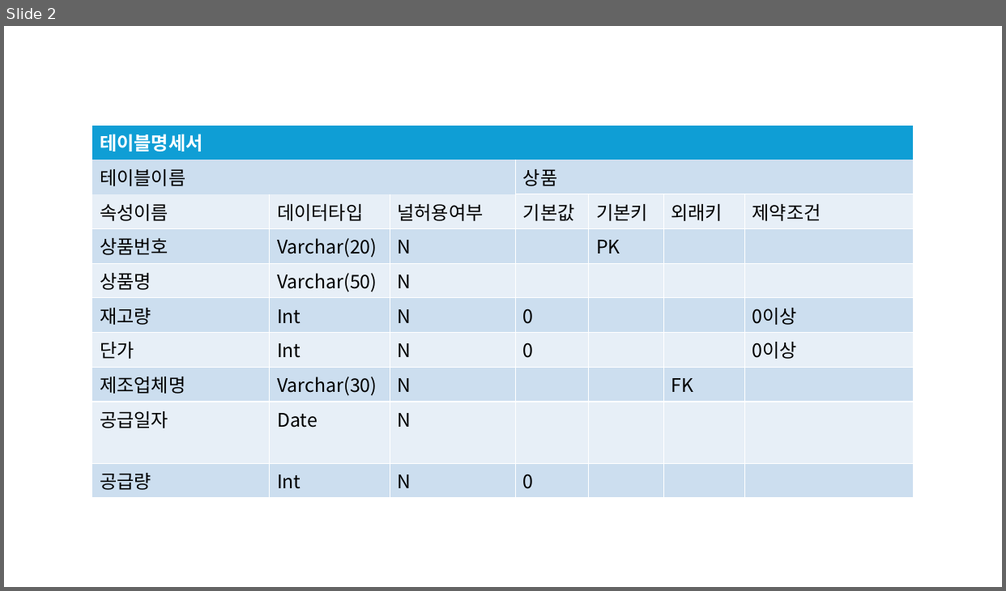
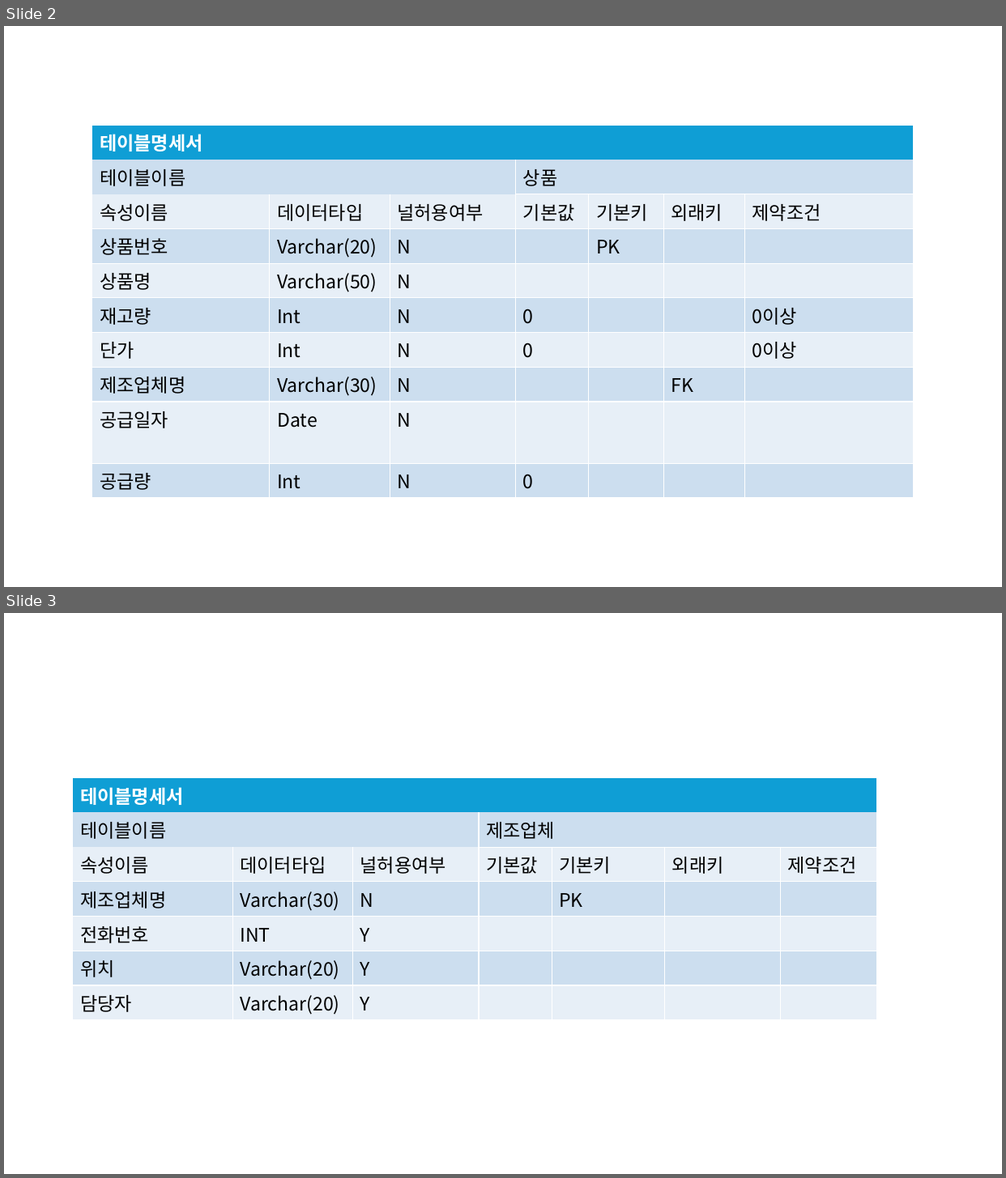
Before and after one commit to banbansolt/DB_2025-2, a slide deck: 프레젠테이션1.pptx. Shown one above the other, each under a label of ours: slide 2 before the commit, slides 2 and 3 after it. The pictures are 1006x591 and 1006x1178 pixels, drawn with LibreOffice and Linux fonts; fonts in the diff are those of the drawing. Boxes give left, top, right and bottom in pixels: in the first picture for what was removed or moved away, otherwise in the second. Text is boxed around its words. In the diff, an @@ line names an element or a change of style, - is before the commit and + after.

```diff
--- a/프레젠테이션1.pptx
+++ b/프레젠테이션1.pptx
@@ slide 3 added at (4, 613, 1002, 1174), background #FFFFFF @@
@@ table added at (73, 778, 878, 1018), 7 rows, 7 columns @@
+테이블명세서 |  |  |  |  |  | 
+테이블이름 |  |  | 제조업체 |  |  | 
+속성이름 | 데이터타입 | 널허용여부 | 기본값 | 기본키 | 외래키 | 제약조건
+제조업체명 | Varchar(30) | N |  | PK |  | 
+전화번호 | INT | Y |  |  |  | 
+위치 | Varchar(20) | Y |  |  |  | 
+담당자 | Varchar(20) | Y |  |  |  | 
```
Also in this commit, not shown: 2 other slides added, 1 slide removed, 4 other files.
